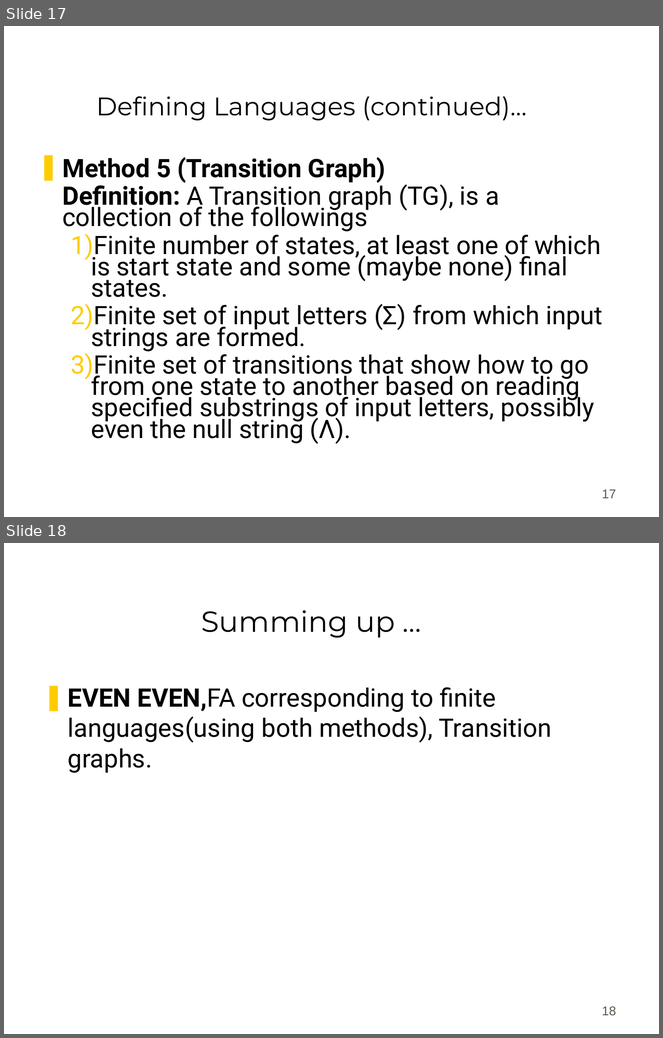
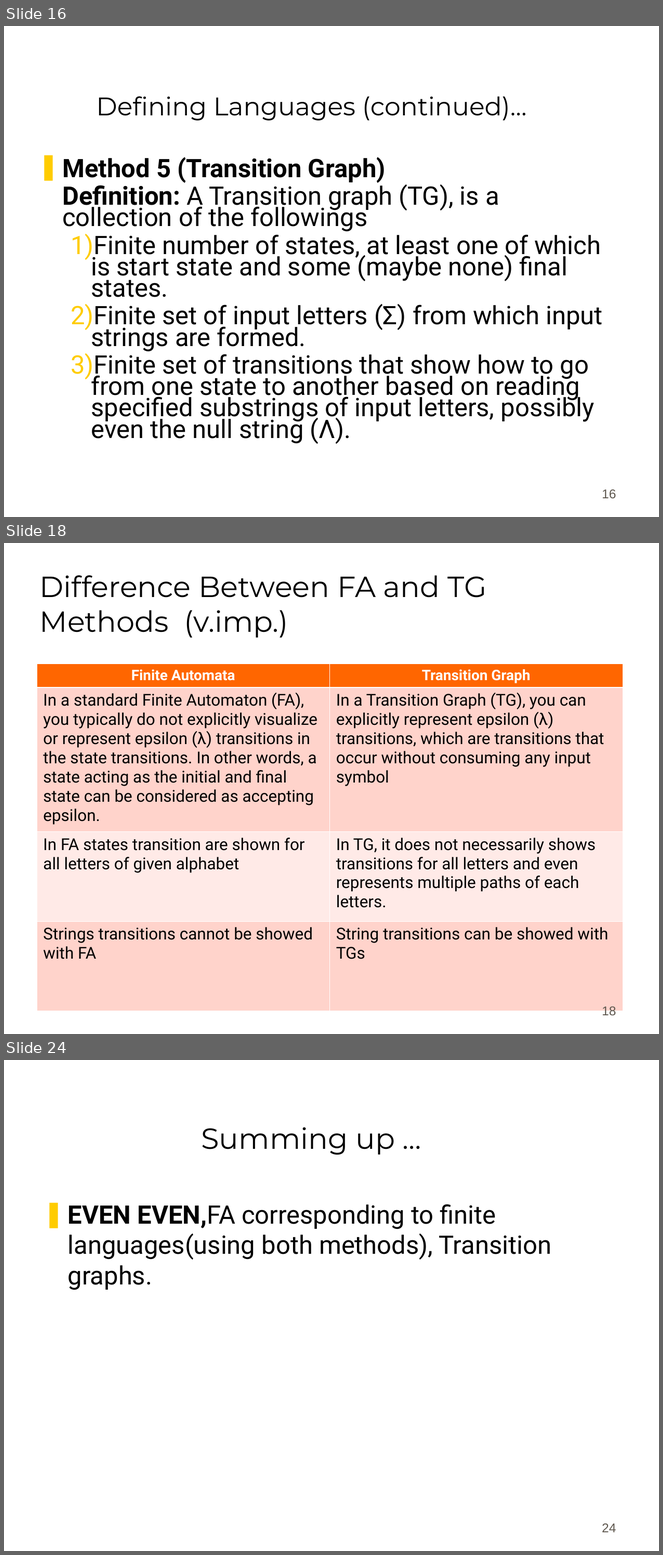
Before and after one commit to bamboat3/toa, a slide deck: Lesson 07.ppt. Shown one above the other, each under a label of ours: slides 17 and 18 before the commit, slides 16, 18 and 24 after it; the slides between them are not shown. The pictures are 663x1038 and 663x1555 pixels, drawn with LibreOffice and Linux fonts; fonts in the diff are those of the drawing; background and template pictures are left out. Boxes give left, top, right and bottom in pixels: in the first picture for what was removed or moved away, otherwise in the second. Text is boxed around its words. In the diff, an @@ line names an element or a change of style, - is before the commit and + after.

```diff
--- a/Lesson 07.ppt
+++ b/Lesson 07.ppt
@@ slide 18 added at [4,543,659,1034], background #FFFFFF @@
@@ title added at [40,575,487,638], 32 pt, text #000000 @@
+Difference Between FA and TG Methods (v.imp.)
@@ table added at [37,664,622,1012], 4 rows, 2 columns @@
+Finite Automata | Transition Graph
+In a standard Finite Automaton (FA), you typically do not explicitly visualize or represent epsilon (λ) transitions in the state transitions. In other words, a state acting as the initial and final state can be considered as accepting epsilon. | In a Transition Graph (TG), you can explicitly represent epsilon (λ) transitions, which are transitions that occur without consuming any input symbol
+In FA states transition are shown for all letters of given alphabet | In TG, it does not necessarily shows transitions for all letters and even represents multiple paths of each letters.
+Strings transitions cannot be showed with FA | String transitions can be showed with TGs
@@ page number added at [602,1007,616,1019], 14 pt, text #5E574E @@
+18
@@ what was slide 17 is now slide 16 @@
@@ page number at [602,490,616,499]: text changed @@
-17
+16
@@ what was slide 18 is now slide 24 @@
@@ page number at [602,1524,616,1533]: text changed @@
-18
+24
```
Also in this commit, not shown: 5 slides changed, 6 other slides added, 1 slide removed, 1 other file.
